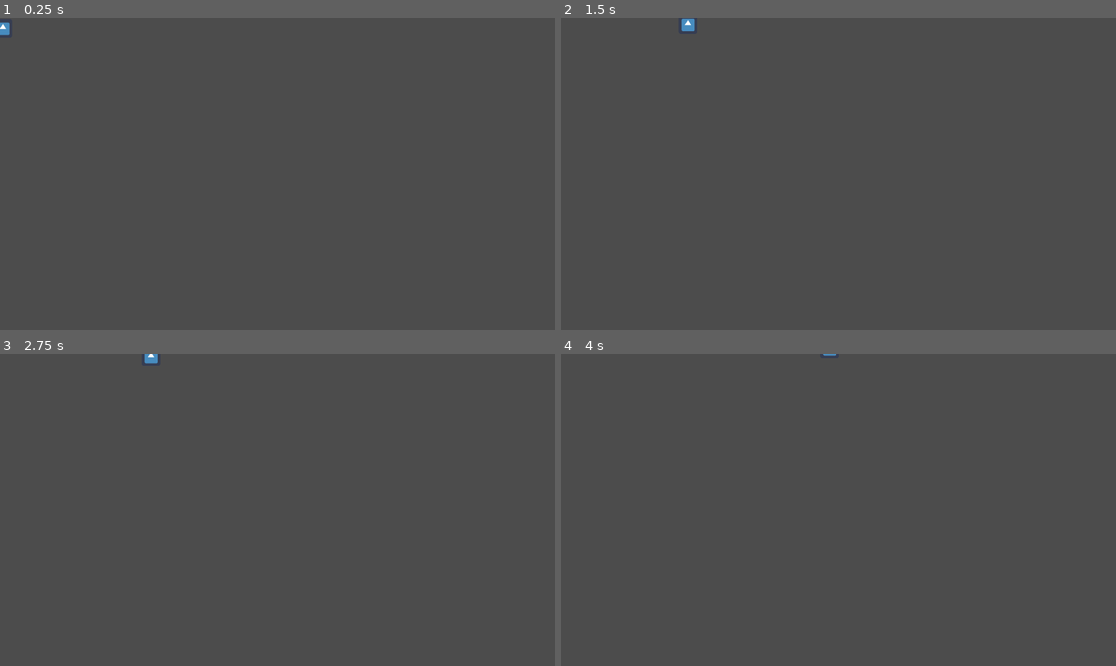
Above: before the commit, frames 1-4 (two rows, left to right).
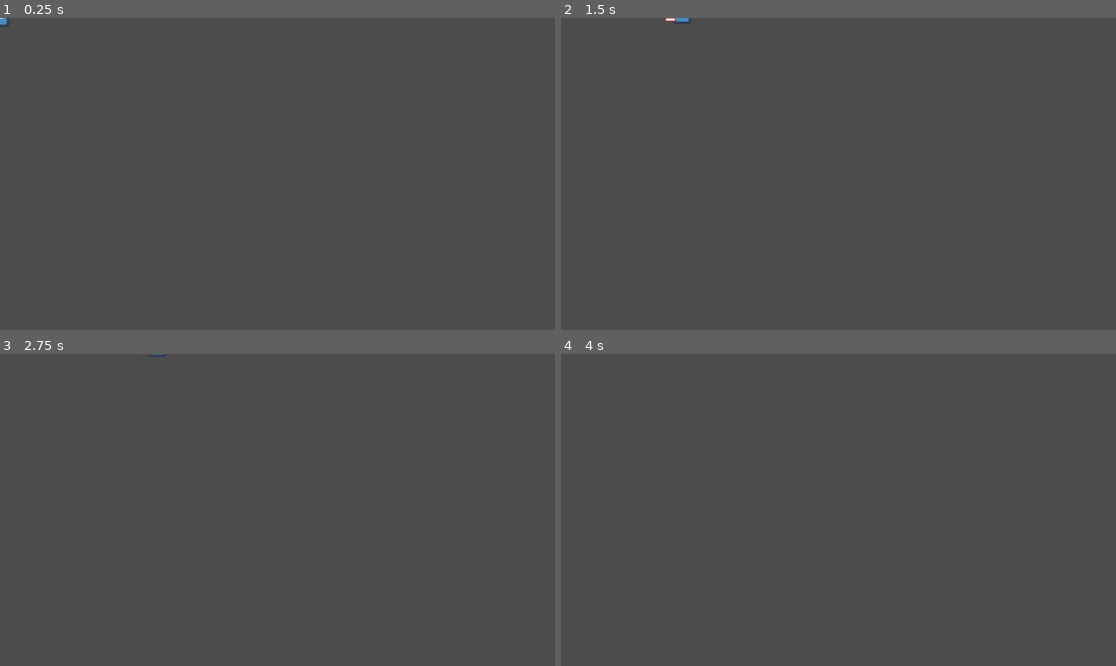
Above: after the commit, the same moments.

Repository: fguillen/FlyingCandies
Game: Godot game, scene res://Player.tscn
Two runs of this game, one before a commit and one after it. Both use one fixed random seed, a clock stepped at 60 frames per second and the inputs below. This scene is started directly instead of the project's main scene. The engine's default icon, where the game draws it, is replaced by a stand-in: a white triangle on a blue panel in a dark square.
Inputs:
- Up to frame 1 (0.25 s): no input
- Up to frame 2 (1.5 s): tap Enter at 0.5 s; hold Right (ui_right) from 0.53 s (still down); tap Up (ui_up) at 0.77 s
- Up to frame 3 (2.75 s): tap Up (ui_up) at 1.52 s; release Right (ui_right) at 2.03 s; hold Left (ui_left) from 2.03 s (still down)
- Up to frame 4 (4 s): release Left (ui_left) at 2.78 s; hold Right (ui_right) from 2.78 s (still down); tap Up (ui_up) at 3.02, 3.77 s

The runs differ from the first frame. In frame 1, less than 0.1% of the frame differs, in the area x 0-2%, y 0-6%; in frame 2, 0.1%, in the area x 18-25%, y 0-5%; in frame 3, less than 0.1%; in frame 4, less than 0.1%.

Commit message:
Engine Animation

Diff:
--- a/Player.gd
+++ b/Player.gd
@@ -1,6 +1,4 @@
 class_name Player
 extends Character
 
-
-func _ready():
-	pass
+onready var ship_engine: = $ShipEngine
--- a/Player.tscn
+++ b/Player.tscn
@@ -7,15 +7,53 @@
 [ext_resource path="res://Player.gd" type="Script" id=5]
 [ext_resource path="res://StateMachine/InputManager.gd" type="Script" id=6]
 [ext_resource path="res://StateMachine/MovemementManager.gd" type="Script" id=7]
+[ext_resource path="res://ShipEngine.gd" type="Script" id=8]
+[ext_resource path="res://Assets/laserRed04.png" type="Texture" id=9]
 
 [sub_resource type="RectangleShape2D" id=1]
 
+[sub_resource type="Animation" id=2]
+resource_name = "Idle"
+length = 0.1
+tracks/0/type = "method"
+tracks/0/path = NodePath("ShipEngine")
+tracks/0/interp = 1
+tracks/0/loop_wrap = true
+tracks/0/imported = false
+tracks/0/enabled = true
+tracks/0/keys = {
+"times": PoolRealArray( 0 ),
+"transitions": PoolRealArray( 1 ),
+"values": [ {
+"args": [  ],
+"method": "deactivate"
+} ]
+}
+
+[sub_resource type="Animation" id=3]
+resource_name = "Move"
+length = 0.1
+tracks/0/type = "method"
+tracks/0/path = NodePath("ShipEngine")
+tracks/0/interp = 1
+tracks/0/loop_wrap = true
+tracks/0/imported = false
+tracks/0/enabled = true
+tracks/0/keys = {
+"times": PoolRealArray( 0 ),
+"transitions": PoolRealArray( 1 ),
+"values": [ {
+"args": [  ],
+"method": "activate"
+} ]
+}
+
 [node name="Player" type="KinematicBody2D"]
-position = Vector2( 10, 36 )
 script = ExtResource( 5 )
 state_machine_path = NodePath("StateMachine")
 input_manager_path = NodePath("InputManager")
 movement_manager_path = NodePath("MovementManager")
+animation_player_path = NodePath("AnimationPlayer")
 
 [node name="InputManager" type="Node" parent="."]
 script = ExtResource( 6 )
@@ -23,7 +61,7 @@
 [node name="MovementManager" type="Node" parent="."]
 script = ExtResource( 7 )
 FRICTION_DELTA = 40.0
-ACCELERATION_DELTA = 50.0
+ACCELERATION_DELTA = 40.0
 
 [node name="StateMachine" type="Node" parent="."]
 script = ExtResource( 2 )
@@ -42,3 +80,21 @@
 [node name="CollisionShape2D" type="CollisionShape2D" parent="."]
 position = Vector2( -1, 5 )
 shape = SubResource( 1 )
+
+[node name="AnimationPlayer" type="AnimationPlayer" parent="."]
+autoplay = "Idle"
+anims/Idle = SubResource( 2 )
+anims/Move = SubResource( 3 )
+
+[node name="ShipEngine" type="Node2D" parent="."]
+script = ExtResource( 8 )
+
+[node name="Sprite" type="Sprite" parent="ShipEngine"]
+position = Vector2( -40, -16 )
+rotation = -1.5708
+texture = ExtResource( 9 )
+
+[node name="Sprite2" type="Sprite" parent="ShipEngine"]
+position = Vector2( -40, 16 )
+rotation = -1.5708
+texture = ExtResource( 9 )
--- /dev/null
+++ b/ShipEngine.gd
@@ -0,0 +1,17 @@
+class_name ShipEngine
+extends Node2D
+
+export(Array) var sprites: = []
+
+func _ready():
+	for child in get_children():
+		if child is Sprite:
+			sprites.append(child)
+
+func activate():
+	for sprite in sprites:
+		sprite.set_visible(true)
+
+func deactivate():
+	for sprite in sprites:
+		sprite.set_visible(false)
--- a/StateMachine/Character.gd
+++ b/StateMachine/Character.gd
@@ -5,8 +5,10 @@
 export var state_machine_path := NodePath()
 export var input_manager_path := NodePath()
 export var movement_manager_path := NodePath()
+export var animation_player_path := NodePath()
 
 
-onready var state_machine: StateMachine = get_node(state_machine_path)
 onready var input_manager: InputManager = get_node(input_manager_path)
 onready var movement_manager: MovementManager = get_node(movement_manager_path)
+onready var animation_player: AnimationPlayer = get_node(animation_player_path)
+onready var state_machine: StateMachine = get_node(state_machine_path)
--- a/StateMachine/StateIdle.gd
+++ b/StateMachine/StateIdle.gd
@@ -3,7 +3,7 @@
 
 
 func enter(_msg := {}) -> void:
-	pass
+	character.animation_player.play("Idle")
 
 func process(_delta: float) -> void:
 	character.movement_manager.direction = character.input_manager.get_move_direction()
--- a/StateMachine/StateMachine.gd
+++ b/StateMachine/StateMachine.gd
@@ -11,8 +11,9 @@
 onready var state: State = get_node(initial_state_path)
 
 
+func _ready() -> void:
+	yield(owner, "ready")
 
-func _ready() -> void:
 	for child in get_children():
 		child.character = owner
 
--- a/StateMachine/StateMove.gd
+++ b/StateMachine/StateMove.gd
@@ -3,7 +3,7 @@
 
 
 func enter(_msg := {}) -> void:
-	pass
+	character.animation_player.play("Move")
 
 func physics_process(_delta: float) -> void:
 	character.movement_manager.direction = character.input_manager.get_move_direction()
--- a/project.godot
+++ b/project.godot
@@ -34,6 +34,11 @@
 "language": "GDScript",
 "path": "res://Player.gd"
 }, {
+"base": "Node2D",
+"class": "ShipEngine",
+"language": "GDScript",
+"path": "res://ShipEngine.gd"
+}, {
 "base": "Node",
 "class": "State",
 "language": "GDScript",
@@ -60,6 +65,7 @@
 "InputManager": "",
 "MovementManager": "",
 "Player": "",
+"ShipEngine": "",
 "State": "",
 "StateIdle": "",
 "StateMachine": "",
Binary file added: Assets/laserRed04.png
Not shown, added: Assets/laserRed04.png.import
Not shown: 1 places in Player.tscn that only renumber resources
